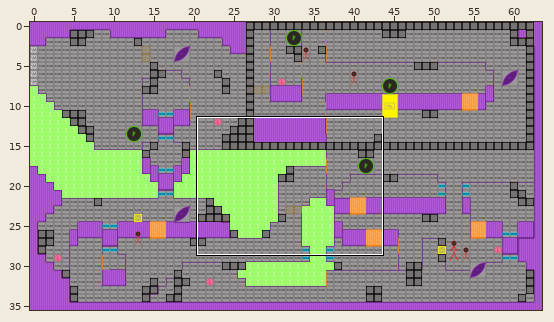
One commit to this Tiled map (JSON): assets/data/level1_greyboxing.tmj. Above, an overview of the earlier version with the close-up marked.
Close-up. Earlier state:
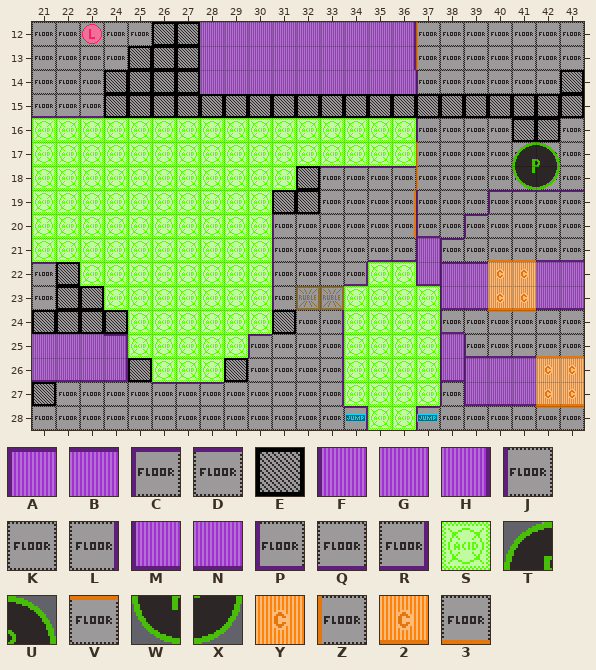
Cells are 24x24 px. Shown: x 21..43, y 12..28. The commit also changed other parts of the map, which this record leaves out.
Key: from "hive_DESI_GreyboxingTileset_23": A 0, B 1, C 4, D 5, E 7, F 10, G 11, H 12, J 14, K 15, L 16, M 20, N 21, P 24, Q 25, R 26, S 27, T 28, U 29, V 34, W 38, X 39, Y 41, Z 43, 2 51, 3 54.
_ is an empty cell, # one hidden under a higher layer.
Layers that did not change in this view are not listed.
Layer "Background 1" before, first column x 21:
12 KKKKK#_____________
13 KKKK##_____________
14 KKK####GGGGGGGGG___
15 QQQ#############___
16 SSSSSSSSSSSSSSSS___
17 SSSSSSSSSSSSSSSS___
18 SSSSSSSSSSS#DDDD___
19 SSSSSSSSSS##KKK#___
20 SSSSSSSSSSJKKKK#___
21 SSSSSSSSSSJKKKQQF__
22 __SSSSSSSSJKKRSSM__
23 ___SSSSSSSJ##SSSS__
24 ____SSSSSS#KLSSSS__
Layer "Non-Interactables 1" before, first column x 21:
12 _____E_________________
13 ____EE_________________
14 ___EEE_________________
15 ___EEE_________________
16 _______________________
17 _______________________
18 ___________E___________
19 __________EE___________
20 _______________________
21 _______________________
22 _______________________
23 _______________________
24 __________E____________
25 _______________________
26 ____E___E______________
27 E______________________
28 _______________________
Layer "Background 2" before, first column x 21:
12 ______#GGGGGGGGH#KKKKKK
13 ______#GGGGGGGGH#KKKKKK
14 ________________JKKKKK#
15 ________________#######
16 ________________JKKK##K
17 ________________#KKKKKK
18 ________________#KKKKKK
19 ________________JKK____
20 ________________PK_____
21 _______________________
22 D#_______________AB##GG
23 K##______________MN##NN
24 ####_____________PK##KK
25 __________________PQQ##
26 _______________________
27 _______________________
28 _______________________
Layer "Interactables 2" before, first column x 32:
12 _____Z______
13 _____Z______
14 ____________
15 ____________
16 ____________
17 _____Z___TU_
18 _____Z___WX_
19 ____________
20 ____________
21 ____________
22 ________YY__
23 ________22__
24 ________VV__
25 __________33
26 ____________
27 ____________
Layer "Background 3" before, first column x 34:
16 __________
17 __________
18 __________
19 ______CDDD
20 _____CKKKK
21 ____CK##QQ
22 __________
23 __________
24 __________
25 __________
26 __________
27 __________
28 __________
Layer "Block" before, first column x 21:
12 ______E________________
13 ______E________________
14 ______E________________
15 ______EEEEEEEEEEEEEEEEE
16 _______________________
17 _______________________
18 _______________________
19 _______________________
20 _______________________
21 _______________________
22 _______________________
23 _______________________
24 _______________________
Once edited:
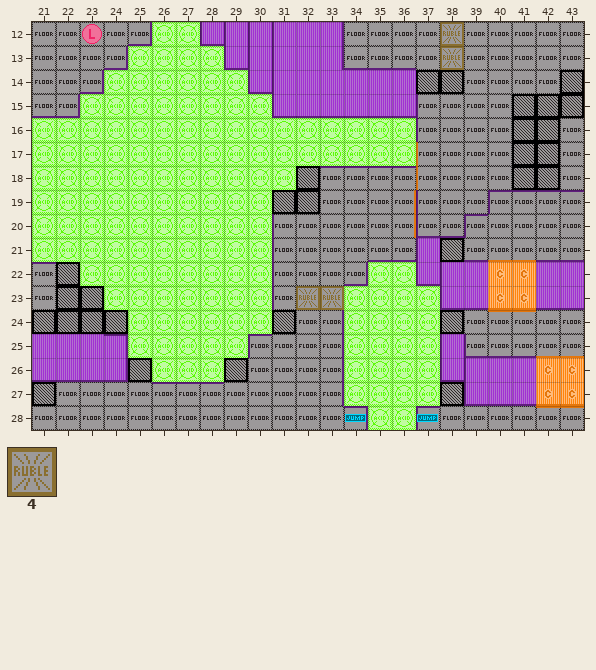
Further tiles: from "hive_DESI_GreyboxingTileset_23": 4 17.
Change:
{"where": "layer \"Background 1\""}
{"y":12,"x":25,"old":"K#___","new":"RSSMF"}
{"y":13,"x":24,"old":"K##____","new":"RSSSSMF"}
{"y":14,"x":23,"old":"K####GGGG","new":"RSSSSSSMF"}
{"y":15,"x":22,"old":"QQ########","new":"RSSSSSSSSM"}
{"where": "layer \"Non-Interactables 1\""}
{"y":12,"x":26,"old":"E","new":"_"}
{"y":13,"x":25,"old":"EE","new":"__"}
{"y":14,"x":24,"old":"EEE","new":"___"}
{"y":15,"x":24,"old":"EEE","new":"___"}
{"y":27,"x":38,"old":"_","new":"E"}
{"where": "layer \"Background 2\""}
{"y":12,"x":27,"old":"#GGGG","new":"___FF"}
{"y":12,"x":33,"old":"GGGH","new":"HKKK"}
{"y":13,"x":27,"old":"#GGGG","new":"____F"}
{"y":13,"x":33,"old":"GGGH","new":"HQQQ"}
{"y":20,"x":38,"old":"K","new":"Q"}
{"y":22,"x":38,"old":"AB","new":"FG"}
{"where": "layer \"Non-Interactables 2\""}
{"y":14,"x":37,"old":"__","new":"EE"}
{"y":17,"x":41,"old":"__","new":"EE"}
{"y":18,"x":41,"old":"__","new":"EE"}
{"y":24,"x":38,"old":"_","new":"E"}
{"where": "layer \"Interactables 2\""}
{"y":12,"x":37,"old":"Z_","new":"_4"}
{"y":13,"x":37,"old":"Z_","new":"_4"}
{"y":17,"x":41,"old":"TU","new":"__"}
{"y":18,"x":41,"old":"WX","new":"__"}
{"where": "layer \"Background 3\""}
{"y":21,"x":39,"old":"K","new":"Q"}
{"where": "layer \"Non-Interactables 3\""}
{"y":21,"x":38,"old":"_","new":"E"}
{"where": "layer \"Block\" (removed)"}
{"y":12,"x":27,"old":"E","new":"_"}
{"y":13,"x":27,"old":"E","new":"_"}
{"y":14,"x":27,"old":"E","new":"_"}
{"y":15,"x":27,"old":"EEEEEEEEEEEEEE","new":"______________"}
{"label":"changed","picture_box":[78,22,512,118]}
{"label":"changed","picture_box":[512,142,560,190]}
{"label":"changed","picture_box":[440,236,488,264]}
{"label":"added","picture_box":[440,310,464,334]}
{"label":"added","picture_box":[440,382,464,406]}
